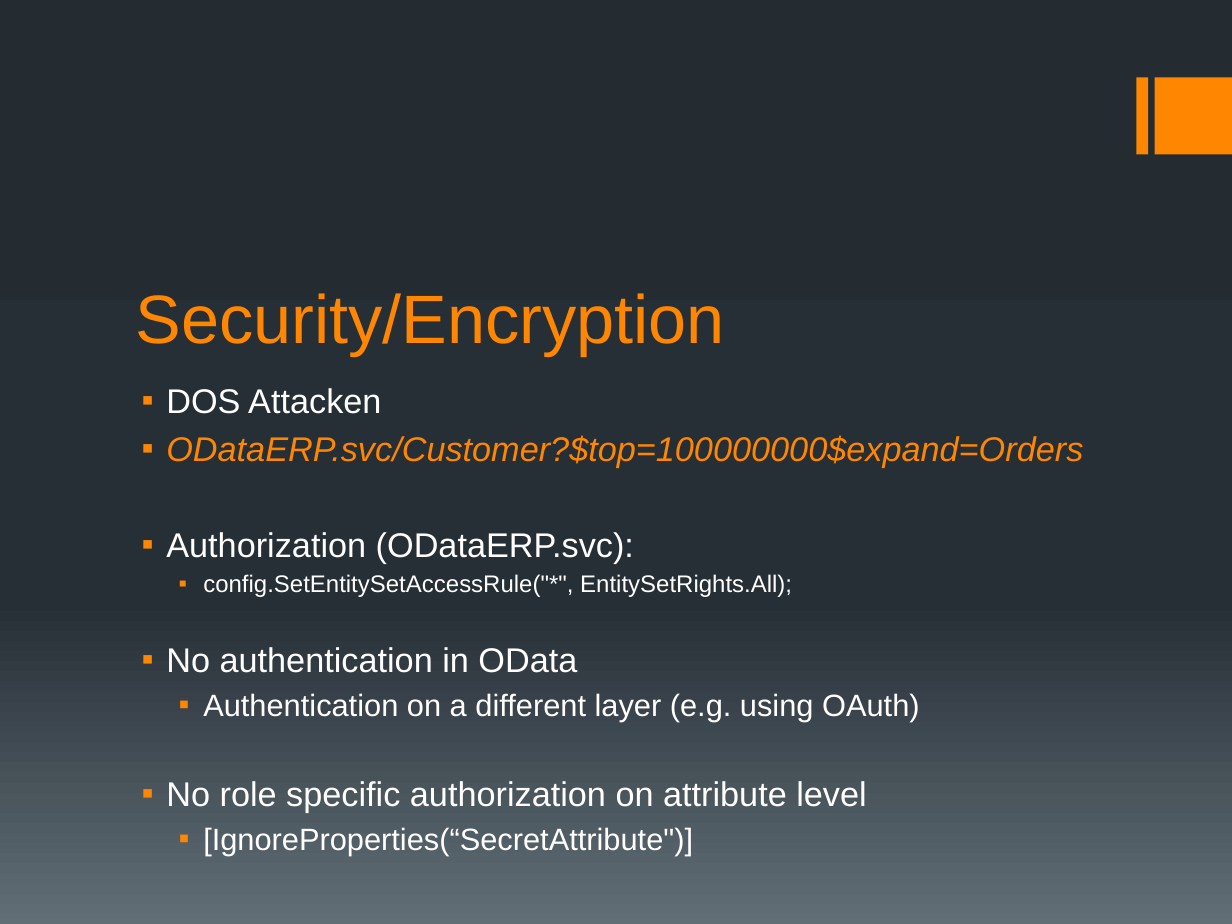
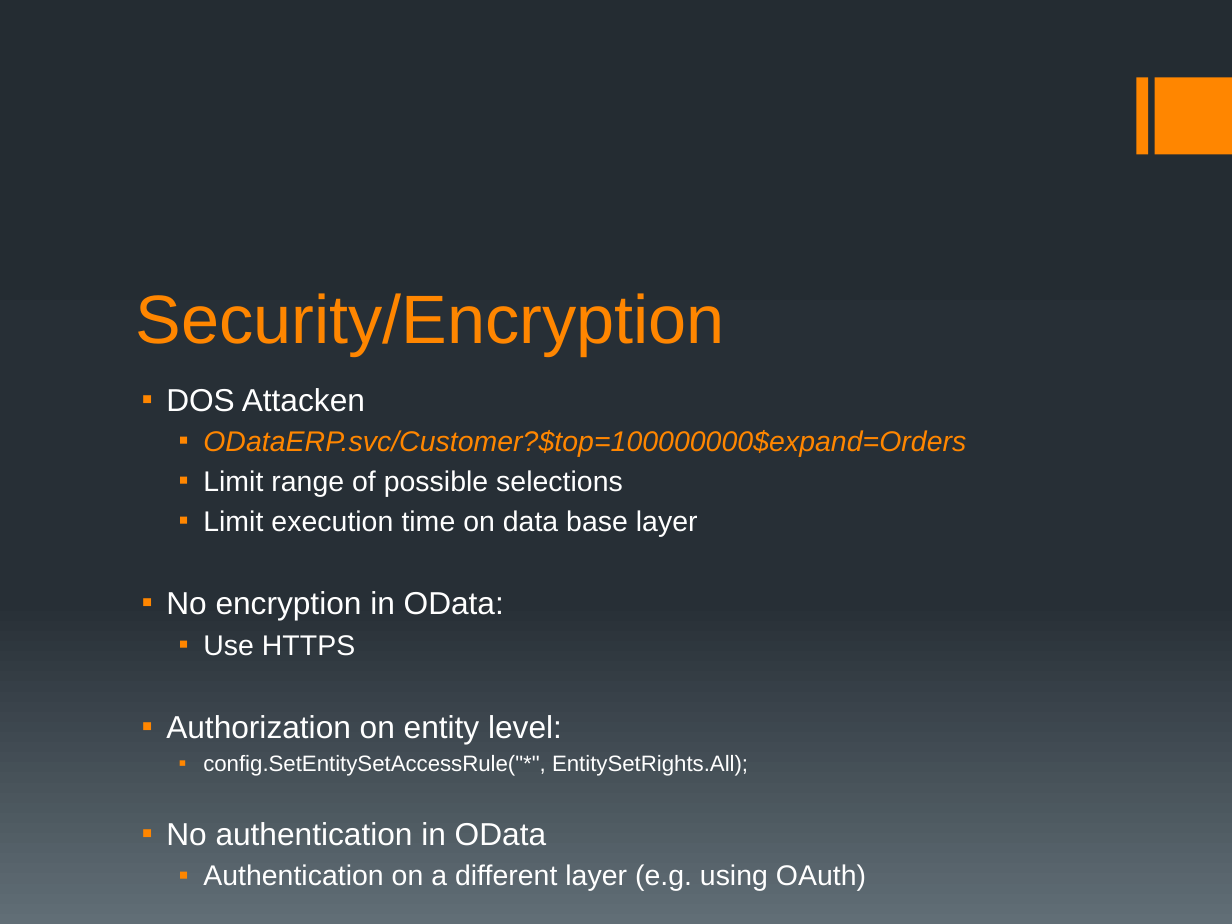
Before and after one commit to fleupold/odataerp, a slide deck: slide 7 of presentation/ODataERP II.pptx. Drawn at 1232x924 pixels with LibreOffice and Linux fonts; fonts in the diff are those of the drawing. Boxes give left, top, right and bottom in pixels: in the first picture for what was removed or moved away, otherwise in the second. Text is boxed around its words. In the diff, an @@ line names an element or a change of style, - is before the commit and + after.

Commit message:
finished presentation

```diff
--- a/presentation/ODataERP II.pptx
+++ b/presentation/ODataERP II.pptx
@@ text at (166, 388, 966, 891): size 20 to 18.5 pt in "DOS Attacken", "No authentication in OData"; size 20 to 16.6 pt in "ODataERP.svc/Customer?$top=100000000$expand=Orders"; size 14 to 12.9 pt in "config.SetEntitySetAccessRule("*", EntitySetRights.All);"; size 18 to 16.6 pt in "Authentication on a different layer (e.g. using ..."; list level 1 to 2 in "ODataERP.svc/Customer?$top=100000000$expand=Orders" @@
@@ text at (166, 470, 698, 744): text changed; size 20 to 16.6 pt @@
-▪ Authorization (ODataERP.svc):
+  ▪ Limit range of possible selections
+  ▪ Limit execution time on data base layer
+▪ No encryption in OData:
+  ▪ Use HTTPS
+▪ Authorization on entity level:
@@ text at (166, 781, 866, 855): paragraphs removed @@
-▪ No role specific authorization on attribute level
-  ▪ [IgnoreProperties(“SecretAttribute")]
```
Also in this commit, not shown: 7 other slides changed, 1 slide added, 1 slide removed, 2 other files.
